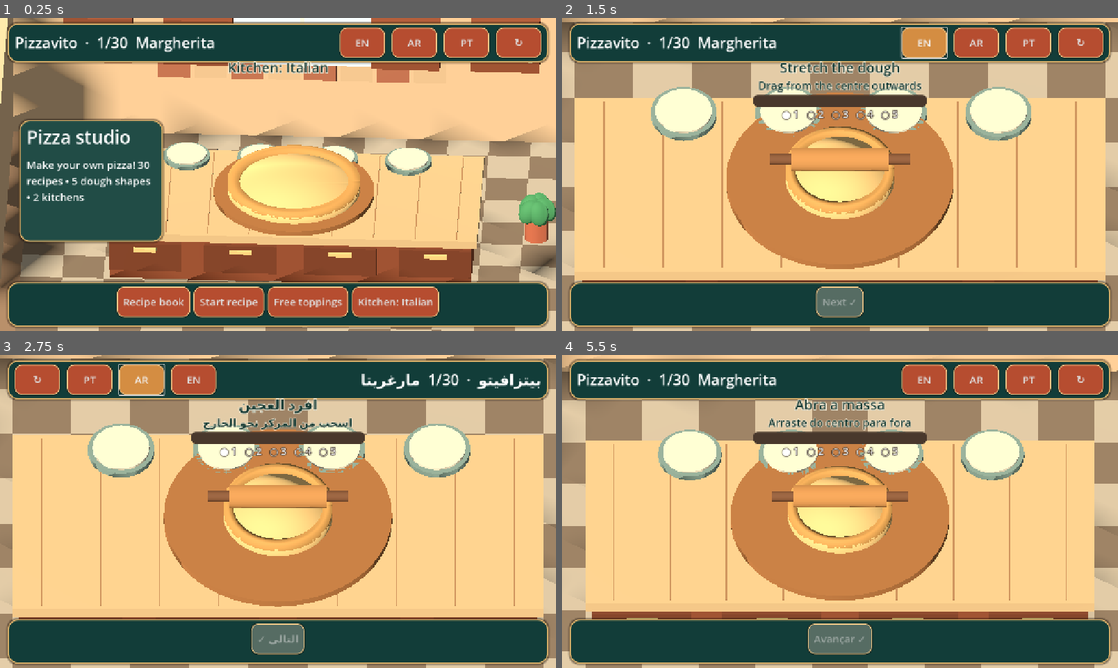
Above: before the commit, frames 1-4 (two rows, left to right).
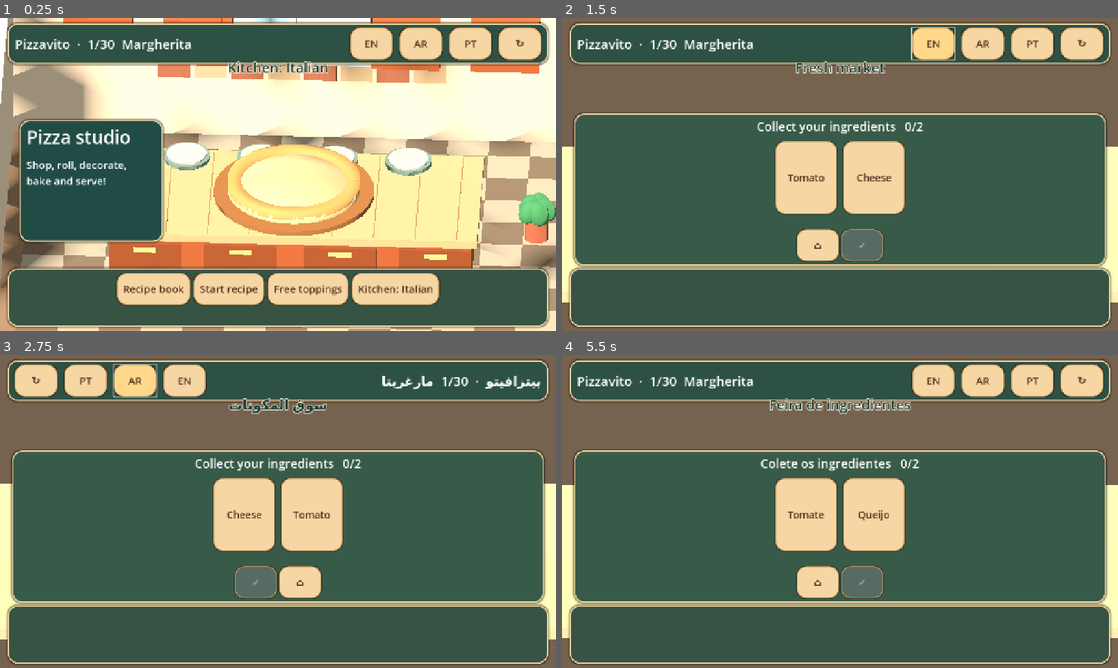
Above: after the commit, the same moments.

Repository: mhmmad444410aa-ai/Pizzavito
Game: Godot game, scene res://main.tscn
Same seed, same stepped clock (60 frames per second), same inputs: the game is played once before the commit and once after it. This scene is started directly instead of the project's main scene.
Inputs:
- Up to frame 1 (0.25 s): no input
- Up to frame 2 (1.5 s): click "Start recipe" at 0.5 s; click "EN" at 1.25 s
- Up to frame 3 (2.75 s): click "AR" at 2 s
- Up to frame 4 (5.5 s): click "EN" at 2.75 s; click "PT" at 3.5 s; click "↻" at 4.25 s; click "Iniciar receita" at 5 s

The runs differ from the first frame. In frame 1, 82% of the frame differs, in the area x 0-100%, y 0-100%; in frame 2, 97%; in frame 3, 97%; in frame 4, 97%.

Commit message:
Rebuild Pizzavito presentation and add market gameplay with illustrated recipes and verified CC0 assets

Diff:
--- a/game.gd
+++ b/game.gd
@@ -54,6 +54,15 @@
 var surface_material: StandardMaterial3D
 var toolbar: ScrollContainer
 var shape_kind = "round"
+var market_panel: PanelContainer
+var market_grid: HBoxContainer
+var market_count: Label
+var market_items: Array[String] = []
+var market_selected: Array[String] = []
+var market_stage: Node3D
+var cheese_layer: Node3D
+var ingredient_cache: Dictionary = {}
+var ingredient_panel: PanelContainer
 var theme = 0
 var phase = -1
 var camera: Camera3D
@@ -119,13 +128,13 @@
  environment.background_color = Color("#75634f")
  environment.ambient_light_source = Environment.AMBIENT_SOURCE_COLOR
  environment.ambient_light_color = Color("#e8eef3")
- environment.ambient_light_energy = 0.32
+ environment.ambient_light_energy = 0.48
  env.environment = environment
  add_child(env)
  var light = DirectionalLight3D.new()
  light.rotation_degrees = Vector3(-48,-32,0)
  light.light_color = Color("#fff2e0")
- light.light_energy = 0.62
+ light.light_energy = 0.76
  light.shadow_enabled = true
  add_child(light)
  camera = Camera3D.new()
@@ -148,7 +157,11 @@
   for recipe_index in range(BOOK.size()):
    assert(BOOK[recipe_index][4].size()>=2)
    for ingredient in BOOK[recipe_index][4]: assert(INGREDIENTS.has(ingredient))
-  start_recipe()
+  start_market()
+  assert(market_panel.visible)
+  for key in market_items: collect_market(key)
+  finish_market()
+  assert(phase==0)
   stretch = 1.0
   advance()
   assert(phase == 1)
@@ -250,8 +263,8 @@
  if is_instance_valid(room): room.queue_free()
  room = Node3D.new()
  add_child(room)
- var wall = Color("#d9b58a") if theme == 0 else Color("#658578")
- var counter_colour = Color("#8a4b31") if theme == 0 else Color("#694837")
+ var wall = Color("#efd5b3") if theme == 0 else Color("#7e9d8c")
+ var counter_colour = Color("#b35d35") if theme == 0 else Color("#426d5f")
  box(room,Vector3(18,0.16,14),Vector3(0,-0.15,0),Color("#94765b"))
  for x in range(-6,7):
   for z in range(-5,6):
@@ -291,6 +304,13 @@
  asset(room,"knife",Vector3(-3.0,1.45,0.8),0.8)
  asset(room,"crate_tomato",Vector3(4.9,0.5,1.8),1.0)
  asset(room,"crate_cheese",Vector3(-4.9,0.5,1.8),1.0)
+ for i in range(3):
+  var x = -1.8+i*1.8
+  var shade = SphereMesh.new()
+  shade.radius = 0.27
+  shade.height = 0.33
+  mesh_node(room,shade,Color("#e9b95f"),Vector3(x,4.65,-0.8))
+  box(room,Vector3(0.035,1.2,0.035),Vector3(x,5.32,-0.8),Color("#63503e"))
  for i in range(4):
   var x = -2.65 + i*1.78
   disc(room,0.56,0.10,Vector3(x,1.35,-0.94),Color("#7d9385"))
@@ -319,9 +339,12 @@
  shape_kind = BOOK[level][3] if not free_mode else "round"
  pizza.position = Vector3(0,1.38,0.55)
  add_child(pizza)
- disc(pizza,1.93,0.12,Vector3(0,-0.04,0),Color("#a36b3d"))
+ var board_mesh = disc(pizza,1.93,0.12,Vector3(0,-0.04,0),Color("#a36b3d"))
+ if surface_material!=null: board_mesh.material_override = surface_material
  dough = mesh_node(pizza, shaped_disk(0.0,1.0,0.18),Color("#e5bd79"),Vector3(0,0.13,0))
- crust = mesh_node(pizza, shaped_disk(0.82,1.0,0.13),Color("#c99451"),Vector3(0,0.23,0))
+ crust = mesh_node(pizza, shaped_disk(0.80,1.0,0.18),Color("#c99451"),Vector3(0,0.23,0))
+ dough.material_override = food_material(Color("#eac18a"),"dough")
+ crust.material_override = food_material(Color("#d5a05d"),"crust")
  sauce_marks = Node3D.new()
  pizza.add_child(sauce_marks)
  rolling = Node3D.new()
@@ -335,7 +358,10 @@
    handle.rotation.z = PI/2
  rolling.visible = false
  sauce = mesh_node(pizza,shaped_disk(0.0,0.81,0.018),COLORS[0],Vector3(0,0.265,0))
+ sauce.material_override = food_material(Color("#ba452e"),"sauce")
  sauce.visible = false
+ cheese_layer = Node3D.new()
+ pizza.add_child(cheese_layer)
  topping_root = Node3D.new()
  pizza.add_child(topping_root)
  cuts = Node3D.new()
@@ -356,18 +382,18 @@
  hud.mouse_filter = Control.MOUSE_FILTER_IGNORE
  var top = PanelContainer.new()
  top.set_anchors_and_offsets_preset(Control.PRESET_TOP_WIDE)
- top.offset_bottom = 76
+ top.offset_bottom = 74
  top.offset_left = 18
  top.offset_right = -18
  top.offset_top = 12
  top.mouse_filter = Control.MOUSE_FILTER_IGNORE
- style_panel(top,Color("#123d39"))
+ style_panel(top,Color("#2e5145"))
  hud.add_child(top)
  var bar = HBoxContainer.new()
  bar.add_theme_constant_override("separation",16)
  top.add_child(bar)
  title_label = Label.new()
- title_label.add_theme_font_size_override("font_size",34)
+ title_label.add_theme_font_size_override("font_size",30)
  title_label.size_flags_horizontal = Control.SIZE_EXPAND_FILL
  bar.add_child(title_label)
  for language in ["en","ar","pt"]:
@@ -433,11 +459,11 @@
  menu_stack.add_child(menu_body)
  var bottom = PanelContainer.new()
  bottom.set_anchors_and_offsets_preset(Control.PRESET_BOTTOM_WIDE)
- bottom.offset_top = -112
+ bottom.offset_top = -144
  bottom.offset_left = 18
  bottom.offset_right = -18
  bottom.offset_bottom = -10
- style_panel(bottom,Color("#123d39"))
+ style_panel(bottom,Color("#365344"))
  hud.add_child(bottom)
  toolbar = ScrollContainer.new()
  toolbar.vertical_scroll_mode = ScrollContainer.SCROLL_MODE_DISABLED
@@ -449,13 +475,14 @@
  actions.add_theme_constant_override("separation",8)
  toolbar.add_child(actions)
  make_book()
+ make_market_ui()
 
 func style_panel(p: PanelContainer,c: Color) -> void:
  var s = StyleBoxFlat.new()
  s.bg_color = c
  s.set_corner_radius_all(22)
  s.set_border_width_all(3)
- s.border_color = Color("#d6ad68")
+ s.border_color = Color("#f0d2a0")
  s.shadow_color = Color(0.08,0.04,0.02,0.5)
  s.shadow_size = 5
  s.content_margin_left = 16
@@ -467,22 +494,24 @@
 func make_button(label: String, action: Callable) -> Button:
  var b = Button.new()
  b.text = label
- b.custom_minimum_size = Vector2(104,70)
+ b.custom_minimum_size = Vector2(98,74)
  b.mouse_default_cursor_shape = Control.CURSOR_POINTING_HAND
  b.add_theme_font_size_override("font_size",24)
  for state in ["normal","hover","pressed","disabled"]:
   var s = StyleBoxFlat.new()
-  s.bg_color = Color("#b64d30") if state=="normal" else Color("#d48d42")
+  s.bg_color = Color("#f6d6a2") if state=="normal" else Color("#ffd88b")
   s.set_border_width_all(2)
-  s.border_color = Color("#f0c888")
+  s.border_color = Color("#c89b61")
   s.shadow_size = 3
   s.shadow_color = Color(0.12,0.06,0.03,0.5)
   if state=="disabled": s.bg_color = Color("#566c63")
-  s.set_corner_radius_all(16)
+  s.set_corner_radius_all(22)
   s.content_margin_left = 14
   s.content_margin_right = 14
   b.add_theme_stylebox_override(state,s)
- apply_external_button(b)
+ for state in ["font_color","font_hover_color","font_pressed_color","font_focus_color"]:
+  b.add_theme_color_override(state,Color("#573623"))
+ b.add_theme_color_override("font_disabled_color",Color("#b1bcae"))
  b.pressed.connect(func():
   play_click()
   action.call())
@@ -500,6 +529,9 @@
  refresh()
 
 func reset_recipe() -> void:
+ if is_instance_valid(room): room.visible = true
+ if is_instance_valid(market_panel): market_panel.visible = false
+ if is_instance_valid(market_stage): market_stage.queue_free()
  phase = -1
  baking = false
  dragging = false
@@ -507,6 +539,9 @@
  refresh()
 
 func start_recipe() -> void:
+ if is_instance_valid(market_panel): market_panel.visible = false
+ if is_instance_valid(market_stage): market_stage.queue_free()
+ if is_instance_valid(room): room.visible = true
  make_pizza()
  phase = 0
  stretch = 0.0
@@ -525,7 +560,8 @@
 func next_recipe() -> void:
  level = (level+1)%BOOK.size()
  save_game()
- start_recipe()
+ if free_mode: start_recipe()
+ else: start_market()
 
 func requirements_met() -> bool:
  if sauce_amount < 8: return false
@@ -548,7 +584,7 @@
  title_label.text = t(0)+"  ·  "+str(level+1)+"/"+str(BOOK.size())+"  "+recipe_name(level)
  menu_panel.visible = phase == -1
  menu_title.text = localise("Pizza studio","استوديو البيتزا","Estúdio de pizza")
- menu_body.text = localise("Make your own pizza! 30 recipes • 5 dough shapes • 2 kitchens","اصنع بيتزتك! ٣٠ وصفة • ٥ أشكال للعجين • مطبخان","Crie sua pizza! 30 receitas • 5 formatos • 2 cozinhas")
+ menu_body.text = localise("Shop, roll, decorate, bake and serve!","تسوّق، افرد، زيّن، اخبز وقدّم!","Compre, abra, decore, asse e sirva!")
  var stages: Array[String] = []
  for i in range(5):
   stages.append(("●" if i<=phase else "○")+" "+str(i+1))
@@ -562,6 +598,9 @@
   add_action(t(5),start_guided)
   add_action(t(16),start_free)
   add_action(t(7)+": "+t(20+theme),toggle_theme)
+ elif phase == -2:
+  detail.text = localise("Fresh market","سوق المكونات","Feira de ingredientes")
+  meter.visible = false
  elif phase == 0:
   detail.text = t(1)
   tally.text = t(22)
@@ -609,7 +648,9 @@
 
 func undo() -> void:
  if placed.is_empty(): return
- placed.pop_back()
+ var removed = placed.pop_back()
+ if removed=="cheese" and placed.count("cheese")==0:
+  for piece in cheese_layer.get_children(): piece.queue_free()
  if not topping_positions.is_empty(): topping_positions.pop_back()
  var children = topping_root.get_children()
  if not children.is_empty():
@@ -656,8 +697,8 @@
  if baking:
   heat = minf(1.0,heat+delta*0.17)
   meter.value = heat*100
-  dough.material_override = mat(Color("#e5bd79").lerp(Color("#ad6932"),heat))
-  crust.material_override = mat(Color("#c99451").lerp(Color("#a95a25"),heat))
+  dough.material_override = food_material(Color("#e5bd79").lerp(Color("#c18a47"),heat),"dough")
+  crust.material_override = food_material(Color("#d5a05d").lerp(Color("#ba6f2c"),heat),"crust")
   if is_instance_valid(oven_glow): oven_glow.light_energy = 0.3+heat*1.0
   if heat>=1.0:
    baking = false
@@ -673,6 +714,7 @@
  return local
 
 func _unhandled_input(event: InputEvent) -> void:
+ if phase == -2: return
  if is_instance_valid(book_panel) and book_panel.visible: return
  if phase == 4 and event is InputEventMouseButton and event.pressed and event.button_index == MOUSE_BUTTON_LEFT:
   if point_on_pizza(event.position).length()<2.15: pack_pizza()
@@ -718,9 +760,24 @@
  var kind = selected
  var pos = Vector3(p.x,0.32,p.z)
  var model_key = str({"tomato":"tomato_slice","cheese":"cheese_slice","onion":"onion_rings","carrot":"carrot_slice"}.get(kind,kind))
- var loaded = false
- if manifest.has(model_key): loaded = asset(topping_root,model_key,pos,0.30)
- if not loaded: make_topping(topping_root,kind,pos)
+ var cluster = Node3D.new()
+ topping_root.add_child(cluster)
+ cluster.position = pos
+ var rng = RandomNumberGenerator.new()
+ rng.seed = 9321+placed.size()*397
+ for j in range(3 if kind!="cheese" else 5):
+  var offset = Vector3(cos(float(j)*2.4)*0.095,0.01,sin(float(j)*2.4)*0.095)
+  var loaded = false
+  if kind!="cheese" and manifest.has(model_key):
+   loaded = asset(cluster,model_key,offset,0.19 if kind=="corn" else 0.25)
+  if not loaded:
+   if kind=="cheese":
+    var piece = box(cluster,Vector3(0.11,0.035,0.045),offset,Color("#f3d68b"))
+    piece.rotation.y = rng.randf_range(0.0,TAU)
+   else: make_topping(cluster,kind,offset)
+ cluster.scale = Vector3.ONE*0.45
+ create_tween().tween_property(cluster,"scale",Vector3.ONE,0.19).set_trans(Tween.TRANS_BACK).set_ease(Tween.EASE_OUT)
+ if kind=="cheese": spread_cheese()
  topping_positions.append(p)
  placed.append(kind)
  play_click()
@@ -750,13 +807,18 @@
 
 func start_guided() -> void:
  free_mode = false
- start_recipe()
+ start_market()
 
 func start_free() -> void:
  free_mode = true
  start_recipe()
 
 func set_camera_for_phase() -> void:
+ if phase == -2:
+  camera_goal = Vector3(0,6.7,8.0)
+  camera_focus = Vector3(0,1.15,-0.1)
+  camera_zoom = 7.3
+  return
  camera_focus = Vector3(0,1.5,0.55)
  if phase == -1:
   camera_goal = Vector3(0,6.9,9.2)
@@ -968,6 +1030,7 @@
  crust.visible = false
  sauce.visible = false
  sauce_marks.visible = false
+ cheese_layer.visible = false
  cuts.visible = false
  var first = 0.0 if cut_angles.is_empty() else PI/2.0-cut_angles[0]
  var groups: Array[Node3D] = []
@@ -977,9 +1040,15 @@
   groups.append(section)
   var a = first+float(i)*TAU/6.0
   var mid = a+PI/6.0
-  mesh_node(section,shaped_disk(0,1,0.20,a+0.015,TAU/6.0-0.03),Color("#b77e42"),Vector3(0,0.13,0))
-  mesh_node(section,shaped_disk(0.82,1,0.13,a+0.015,TAU/6.0-0.03),Color("#bd8748"),Vector3(0,0.23,0))
-  mesh_node(section,shaped_disk(0,0.81,0.03,a+0.015,TAU/6.0-0.03),Color("#b83e29"),Vector3(0,0.27,0))
+  var baked = mesh_node(section,shaped_disk(0,1,0.20,a+0.015,TAU/6.0-0.03),Color("#b77e42"),Vector3(0,0.13,0))
+  baked.material_override = food_material(Color("#d2a15c"),"dough")
+  var baked_rim = mesh_node(section,shaped_disk(0.80,1,0.18,a+0.015,TAU/6.0-0.03),Color("#bd8748"),Vector3(0,0.23,0))
+  baked_rim.material_override = food_material(Color("#c88c43"),"crust")
+  var baked_sauce = mesh_node(section,shaped_disk(0,0.79,0.03,a+0.015,TAU/6.0-0.03),Color("#b83e29"),Vector3(0,0.27,0))
+  baked_sauce.material_override = food_material(Color("#b8492c"),"sauce")
+  if placed.has("cheese"):
+   var melted = mesh_node(section,shaped_disk(0,0.72,0.024,a+0.018,TAU/6.0-0.036),Color("#f1ca76"),Vector3(0,0.292,0))
+   melted.material_override = food_material(Color("#f1ca76"),"cheese")
   create_tween().tween_property(section,"position",Vector3(cos(mid)*0.13,0,sin(mid)*0.13),0.38)
  var children = topping_root.get_children()
  for i in range(mini(children.size(),topping_positions.size())):
@@ -1021,7 +1090,14 @@
 func add_ingredient_button(kind: String) -> void:
  var b = make_button(("● " if selected==kind else "")+ingredient_name(kind),func(): choose(kind))
  b.add_theme_font_size_override("font_size",26)
- if selected==kind: b.add_theme_color_override("font_color",Color("#fff0a5"))
+ b.custom_minimum_size = Vector2(133,111)
+ b.icon = ingredient_icon(kind)
+ b.icon_alignment = HORIZONTAL_ALIGNMENT_CENTER
+ b.vertical_icon_alignment = VERTICAL_ALIGNMENT_TOP
+ b.add_theme_constant_override("icon_max_width",54)
+ b.expand_icon = true
+ b.add_theme_font_size_override("font_size",22)
+ if selected==kind: b.add_theme_color_override("font_color",Color("#166f4e"))
  actions.add_child(b)
 
 func make_book() -> void:
@@ -1066,12 +1142,16 @@
  for i in range(book_page*6,mini(book_page*6+6,BOOK.size())):
   var names: Array[String] = []
   for key in BOOK[i][4]: names.append(ingredient_name(key))
-  var shape_label = str({"round":"○","heart":"♥","star":"★","square":"□","mini":"◉"}[BOOK[i][3]])
   var complete_mark = "  ✓" if completed.has(i) else ""
-  var b = make_button(shape_label+"  "+recipe_name(i)+complete_mark+"\n"+" · ".join(names),func(): select_recipe(i))
-  b.custom_minimum_size = Vector2(365,166)
+  var b = make_button(recipe_name(i)+complete_mark+"\n"+" · ".join(names),func(): select_recipe(i))
+  b.custom_minimum_size = Vector2(365,175)
+  b.icon = load("res://assets/art/recipe_%02d.svg" % i)
+  b.icon_alignment = HORIZONTAL_ALIGNMENT_CENTER
+  b.vertical_icon_alignment = VERTICAL_ALIGNMENT_TOP
+  b.expand_icon = true
+  b.add_theme_constant_override("icon_max_width",104)
   b.size_flags_horizontal = Control.SIZE_EXPAND_FILL
-  b.add_theme_font_size_override("font_size",25)
+  b.add_theme_font_size_override("font_size",21)
   book_grid.add_child(b)
 
 func select_recipe(index: int) -> void:
@@ -1079,8 +1159,123 @@
  free_mode = false
  book_panel.visible = false
  save_game()
- start_recipe()
+ start_market()
 
 func change_book_page(delta: int) -> void:
  book_page = clampi(book_page+delta,0,4)
  refresh_book()
+
+func ingredient_icon(kind: String) -> Texture2D:
+ if ingredient_cache.has(kind): return ingredient_cache[kind]
+ var external = "res://assets/imported/previews/"+kind+".png"
+ var fallback = "res://assets/art/"+kind+".svg"
+ var tex = load(external) if ResourceLoader.exists(external) else load(fallback)
+ ingredient_cache[kind] = tex
+ return tex
+
+func food_material(colour: Color, key: String) -> StandardMaterial3D:
+ var id = "food_"+key+"_"+colour.to_html()
+ if materials.has(id): return materials[id]
+ var m = StandardMaterial3D.new()
+ m.albedo_color = colour
+ m.cull_mode = BaseMaterial3D.CULL_DISABLED
+ m.roughness = 0.72
+ var path = "res://assets/art/"+key+".png"
+ if ResourceLoader.exists(path):
+  m.albedo_texture = load(path)
+ materials[id] = m
+ return m
+
+func spread_cheese() -> void:
+ if cheese_layer.get_child_count()>0: return
+ var rng = RandomNumberGenerator.new()
+ rng.seed = 47211
+ for i in range(105):
+  var a = rng.randf_range(0.0,TAU)
+  var r = sqrt(rng.randf())*radius_at(a)*0.72
+  var p = Vector3(cos(a)*r,0.294,sin(a)*r)
+  var piece = box(cheese_layer,Vector3(0.095,0.021,0.033),p,Color("#f6df9f") if i%4!=0 else Color("#edbc60"))
+  piece.rotation.y = rng.randf_range(0.0,TAU)
+
+func make_market_ui() -> void:
+ market_panel = PanelContainer.new()
+ market_panel.position = Vector2(28,220)
+ market_panel.size = Vector2(1224,350)
+ style_panel(market_panel,Color("#385b49"))
+ hud.add_child(market_panel)
+ var stack = VBoxContainer.new()
+ stack.add_theme_constant_override("separation",14)
+ market_panel.add_child(stack)
+ market_count = Label.new()
+ market_count.horizontal_alignment = HORIZONTAL_ALIGNMENT_CENTER
+ market_count.add_theme_font_size_override("font_size",28)
+ stack.add_child(market_count)
+ var sc = ScrollContainer.new()
+ sc.vertical_scroll_mode = ScrollContainer.SCROLL_MODE_DISABLED
+ sc.size_flags_vertical = Control.SIZE_EXPAND_FILL
+ stack.add_child(sc)
+ market_grid = HBoxContainer.new()
+ market_grid.alignment = BoxContainer.ALIGNMENT_CENTER
+ market_grid.size_flags_horizontal = Control.SIZE_EXPAND_FILL
+ market_grid.add_theme_constant_override("separation",14)
+ sc.add_child(market_grid)
+ var row = HBoxContainer.new()
+ row.alignment = BoxContainer.ALIGNMENT_CENTER
+ stack.add_child(row)
+ var exit_button = make_button("⌂",reset_recipe)
+ row.add_child(exit_button)
+ var next_button = make_button("✓",finish_market)
+ next_button.name = "MarketNext"
+ row.add_child(next_button)
+ market_panel.visible = false
+
+func start_market() -> void:
+ phase = -2
+ market_items.clear()
+ market_selected.clear()
+ for item in BOOK[level][4]: market_items.append(str(item))
+ if not market_items.has("cheese"): market_items.append("cheese")
+ if not market_items.has("tomato"): market_items.append("tomato")
+ market_panel.visible = true
+ market_panel.move_to_front()
+ if is_instance_valid(room): room.visible = false
+ if is_instance_valid(pizza): pizza.visible = false
+ if is_instance_valid(market_stage): market_stage.queue_free()
+ market_stage = Node3D.new()
+ add_child(market_stage)
+ box(market_stage,Vector3(13,0.28,6),Vector3(0,-0.2,0),Color("#d4b58a"))
+ box(market_stage,Vector3(10,1.0,2.8),Vector3(0,0.48,0),Color("#965e3b"))
+ for i in range(4):
+  var x = -3.3+2.2*i
+  asset(market_stage,"market_"+["tomato","corn","mushroom","lettuce"][i],Vector3(x,1.35,0),0.95)
+  box(market_stage,Vector3(1.76,0.15,1.58),Vector3(x,1.06,0),Color("#c49a62"))
+ refresh()
+ refresh_market()
+
+func refresh_market() -> void:
+ market_count.text = localise("Collect your ingredients","اجمع مكونات الوصفة","Colete os ingredientes")+"   "+str(market_selected.size())+"/"+str(market_items.size())
+ for child in market_grid.get_children():
+  market_grid.remove_child(child)
+  child.queue_free()
+ for kind in market_items:
+  var b = make_button(ingredient_name(kind)+(" ✓" if market_selected.has(kind) else ""),func(): collect_market(kind))
+  b.custom_minimum_size = Vector2(142,168)
+  b.icon = ingredient_icon(kind)
+  b.icon_alignment = HORIZONTAL_ALIGNMENT_CENTER
+  b.vertical_icon_alignment = VERTICAL_ALIGNMENT_TOP
+  b.expand_icon = true
+  b.add_theme_constant_override("icon_max_width",88)
+  b.add_theme_font_size_override("font_size",23)
+  market_grid.add_child(b)
+ var next_button = market_panel.find_child("MarketNext",true,false) as Button
+ next_button.disabled = market_selected.size()!=market_items.size()
+
+func collect_market(kind: String) -> void:
+ if not market_items.has(kind) or market_selected.has(kind): return
+ market_selected.append(kind)
+ play_click()
+ refresh_market()
+
+func finish_market() -> void:
+ if market_selected.size()!=market_items.size(): return
+ start_recipe()
--- /dev/null
+++ b/tools/export_icon.gd
@@ -0,0 +1,8 @@
+extends SceneTree
+func _initialize() -> void:
+ var im = Image.load_from_file("res://icon.svg")
+ if im==null or im.is_empty():
+  quit(1)
+  return
+ im.resize(192,192,Image.INTERPOLATE_LANCZOS)
+ quit(0 if im.save_png("res://assets/art/launcher.png")==OK else 1)
Not shown, changed: export_presets.cfg
Not shown, changed: THIRD_PARTY_LICENSES.md
